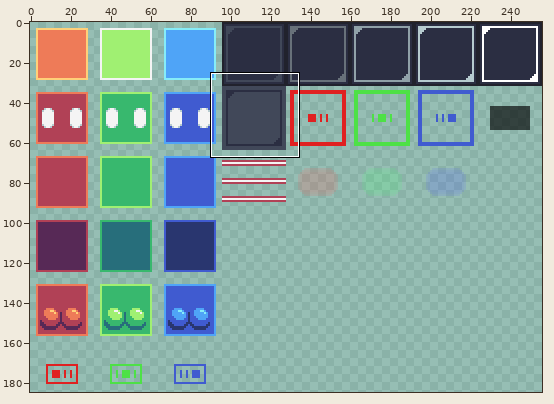
Edited in one commit: sprite sheet (Assets/Sprites/Light Game Sheet.png). The picture above shows the old version from afar; the outline marks the close-up.
Close-up. The starting point:
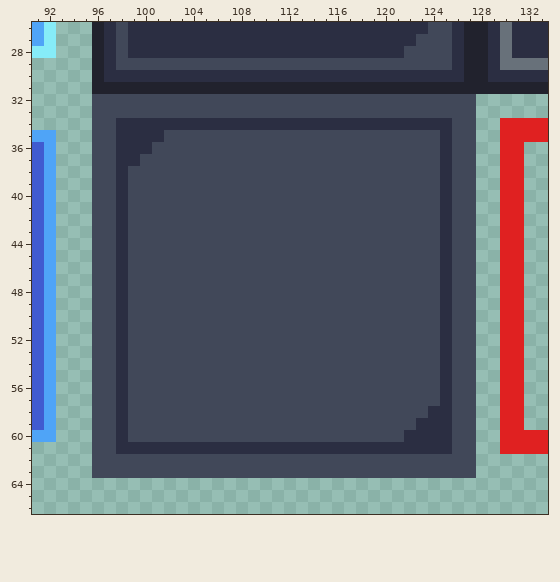
The file is 256x256 pixels. Pixels under 10% opacity are left out. Colours within 5 levels of each other are drawn and written as one. Shown: x 91..133, y 26..66. The wide view leaves out empty margins.
Once edited:
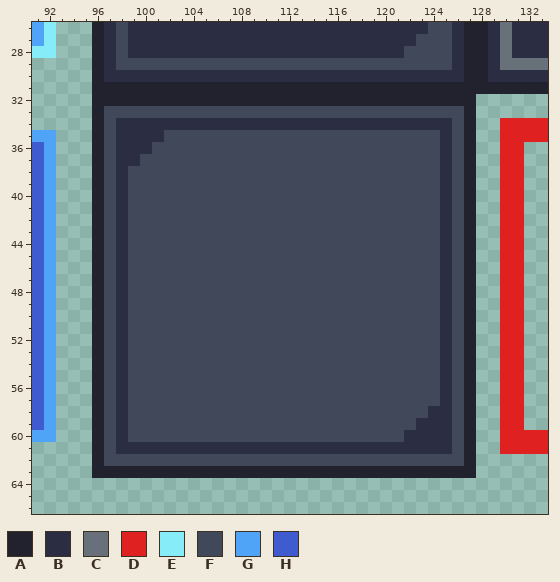
Palette (. is transparent): A #21222d  B #2b2e42  C #68717a  D #e02121  E #86ecf8  F #414859  G #4fa4f7  H #405bd0
Edits made:
@@ x 91..133 @@
 31 .....AAAAAAAAAAAAAAAAAAAAAAAAAAAAAAAAAAAAAA
-32 .....FFFFFFFFFFFFFFFFFFFFFFFFFFFFFFFF......
-33 .....FFFFFFFFFFFFFFFFFFFFFFFFFFFFFFFF......
-34 .....FFBBBBBBBBBBBBBBBBBBBBBBBBBBBBFF..DDDD
-35 GG...FFBBBBFFFFFFFFFFFFFFFFFFFFFFFBFF..DDDD
-36 HG...FFBBBFFFFFFFFFFFFFFFFFFFFFFFFBFF..DD..
-37 HG...FFBBFFFFFFFFFFFFFFFFFFFFFFFFFBFF..DD..
-38 HG...FFBFFFFFFFFFFFFFFFFFFFFFFFFFFBFF..DD..
-39 HG...FFBFFFFFFFFFFFFFFFFFFFFFFFFFFBFF..DD..
-40 HG...FFBFFFFFFFFFFFFFFFFFFFFFFFFFFBFF..DD..
-41 HG...FFBFFFFFFFFFFFFFFFFFFFFFFFFFFBFF..DD..
-42 HG...FFBFFFFFFFFFFFFFFFFFFFFFFFFFFBFF..DD..
-43 HG...FFBFFFFFFFFFFFFFFFFFFFFFFFFFFBFF..DD..
-44 HG...FFBFFFFFFFFFFFFFFFFFFFFFFFFFFBFF..DD..
-45 HG...FFBFFFFFFFFFFFFFFFFFFFFFFFFFFBFF..DD..
-46 HG...FFBFFFFFFFFFFFFFFFFFFFFFFFFFFBFF..DD..
-47 HG...FFBFFFFFFFFFFFFFFFFFFFFFFFFFFBFF..DD..
-48 HG...FFBFFFFFFFFFFFFFFFFFFFFFFFFFFBFF..DD..
-49 HG...FFBFFFFFFFFFFFFFFFFFFFFFFFFFFBFF..DD..
-50 HG...FFBFFFFFFFFFFFFFFFFFFFFFFFFFFBFF..DD..
-51 HG...FFBFFFFFFFFFFFFFFFFFFFFFFFFFFBFF..DD..
-52 HG...FFBFFFFFFFFFFFFFFFFFFFFFFFFFFBFF..DD..
-53 HG...FFBFFFFFFFFFFFFFFFFFFFFFFFFFFBFF..DD..
-54 HG...FFBFFFFFFFFFFFFFFFFFFFFFFFFFFBFF..DD..
-55 HG...FFBFFFFFFFFFFFFFFFFFFFFFFFFFFBFF..DD..
-56 HG...FFBFFFFFFFFFFFFFFFFFFFFFFFFFFBFF..DD..
-57 HG...FFBFFFFFFFFFFFFFFFFFFFFFFFFFFBFF..DD..
-58 HG...FFBFFFFFFFFFFFFFFFFFFFFFFFFFBBFF..DD..
-59 HG...FFBFFFFFFFFFFFFFFFFFFFFFFFFBBBFF..DD..
-60 GG...FFBFFFFFFFFFFFFFFFFFFFFFFFBBBBFF..DDDD
-61 .....FFBBBBBBBBBBBBBBBBBBBBBBBBBBBBFF..DDDD
-62 .....FFFFFFFFFFFFFFFFFFFFFFFFFFFFFFFF......
-63 .....FFFFFFFFFFFFFFFFFFFFFFFFFFFFFFFF......
+32 .....AAAAAAAAAAAAAAAAAAAAAAAAAAAAAAAA......
+33 .....AFFFFFFFFFFFFFFFFFFFFFFFFFFFFFFA......
+34 .....AFBBBBBBBBBBBBBBBBBBBBBBBBBBBBFA..DDDD
+35 GG...AFBBBBFFFFFFFFFFFFFFFFFFFFFFFBFA..DDDD
+36 HG...AFBBBFFFFFFFFFFFFFFFFFFFFFFFFBFA..DD..
+37 HG...AFBBFFFFFFFFFFFFFFFFFFFFFFFFFBFA..DD..
+38 HG...AFBFFFFFFFFFFFFFFFFFFFFFFFFFFBFA..DD..
+39 HG...AFBFFFFFFFFFFFFFFFFFFFFFFFFFFBFA..DD..
+40 HG...AFBFFFFFFFFFFFFFFFFFFFFFFFFFFBFA..DD..
+41 HG...AFBFFFFFFFFFFFFFFFFFFFFFFFFFFBFA..DD..
+42 HG...AFBFFFFFFFFFFFFFFFFFFFFFFFFFFBFA..DD..
+43 HG...AFBFFFFFFFFFFFFFFFFFFFFFFFFFFBFA..DD..
+44 HG...AFBFFFFFFFFFFFFFFFFFFFFFFFFFFBFA..DD..
+45 HG...AFBFFFFFFFFFFFFFFFFFFFFFFFFFFBFA..DD..
+46 HG...AFBFFFFFFFFFFFFFFFFFFFFFFFFFFBFA..DD..
+47 HG...AFBFFFFFFFFFFFFFFFFFFFFFFFFFFBFA..DD..
+48 HG...AFBFFFFFFFFFFFFFFFFFFFFFFFFFFBFA..DD..
+49 HG...AFBFFFFFFFFFFFFFFFFFFFFFFFFFFBFA..DD..
+50 HG...AFBFFFFFFFFFFFFFFFFFFFFFFFFFFBFA..DD..
+51 HG...AFBFFFFFFFFFFFFFFFFFFFFFFFFFFBFA..DD..
+52 HG...AFBFFFFFFFFFFFFFFFFFFFFFFFFFFBFA..DD..
+53 HG...AFBFFFFFFFFFFFFFFFFFFFFFFFFFFBFA..DD..
+54 HG...AFBFFFFFFFFFFFFFFFFFFFFFFFFFFBFA..DD..
+55 HG...AFBFFFFFFFFFFFFFFFFFFFFFFFFFFBFA..DD..
+56 HG...AFBFFFFFFFFFFFFFFFFFFFFFFFFFFBFA..DD..
+57 HG...AFBFFFFFFFFFFFFFFFFFFFFFFFFFFBFA..DD..
+58 HG...AFBFFFFFFFFFFFFFFFFFFFFFFFFFBBFA..DD..
+59 HG...AFBFFFFFFFFFFFFFFFFFFFFFFFFBBBFA..DD..
+60 GG...AFBFFFFFFFFFFFFFFFFFFFFFFFBBBBFA..DDDD
+61 .....AFBBBBBBBBBBBBBBBBBBBBBBBBBBBBFA..DDDD
+62 .....AFFFFFFFFFFFFFFFFFFFFFFFFFFFFFFA......
+63 .....AAAAAAAAAAAAAAAAAAAAAAAAAAAAAAAA......
 64 ...........................................
Pixel boxes of the changes (left, top, right, bottom) in both close-ups:
changed: (92, 94, 476, 478)
